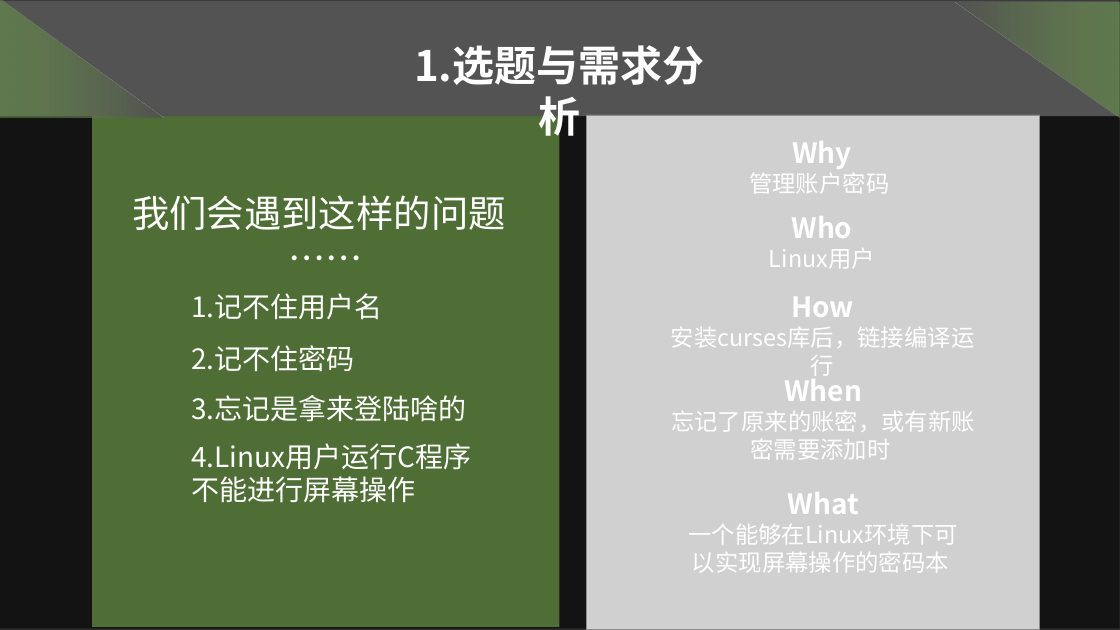
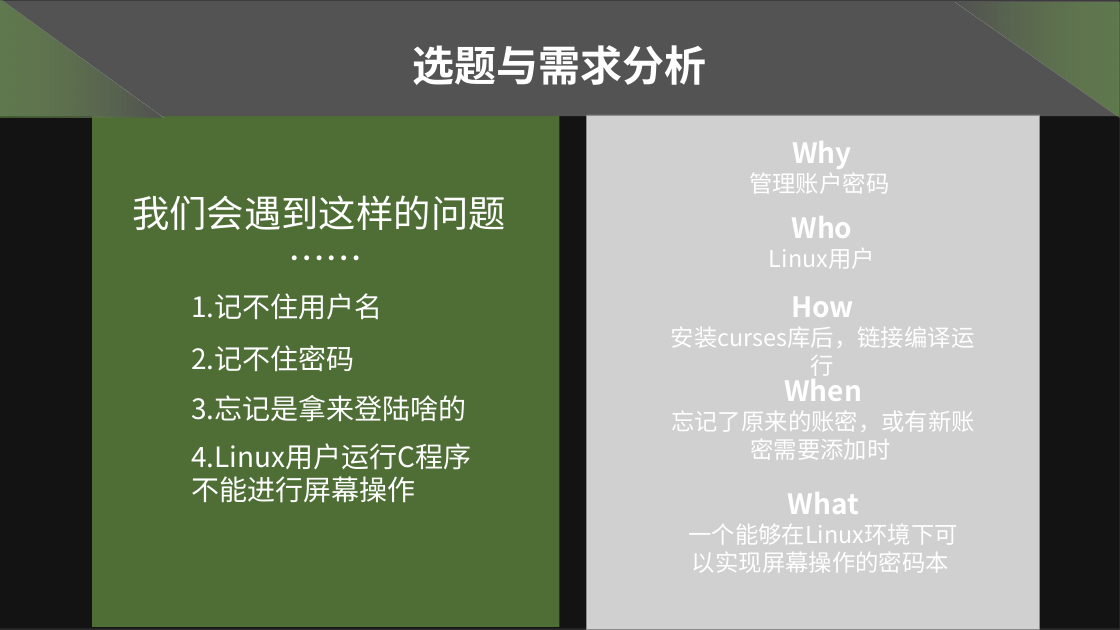
Before and after one commit to Erewhon-Lucy/BPLP_demo, a slide deck: slide 6 of 把你们的感想扔到这里/不向C语言低头小组.pptx (slide 3 before the commit). Drawn at 1120x630 pixels with LibreOffice and Linux fonts; fonts in the diff are those of the drawing; grey boxes stand for pictures; background and template pictures are left out; a plain dark background stands for a picture behind light text. Boxes give left, top, right and bottom in pixels: in the first picture for what was removed or moved away, otherwise in the second. Text is boxed around its words. In the diff, an @@ line names an element or a change of style, - is before the commit and + after.

```diff
--- a/把你们的感想扔到这里/不向C语言低头小组.pptx
+++ b/把你们的感想扔到这里/不向C语言低头小组.pptx
@@ text at (412, 45, 706, 85): text changed @@
-1.选题与需求分析
+选题与需求分析
```
Also in this commit, not shown: 6 other slides changed, 3 slides added, 3 slides removed, 3 other files.
